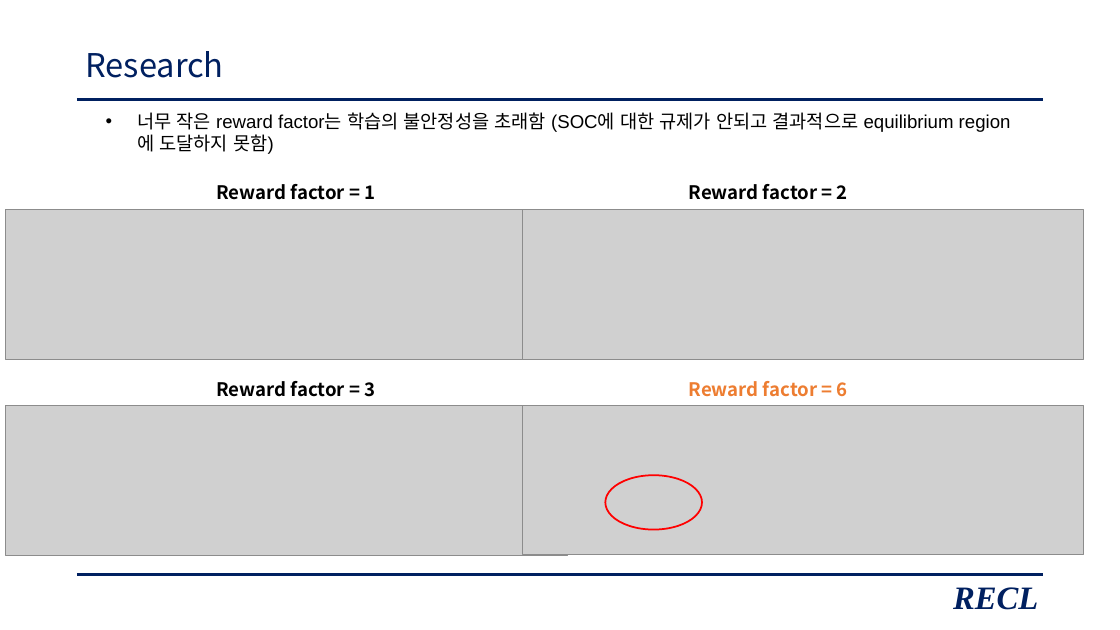
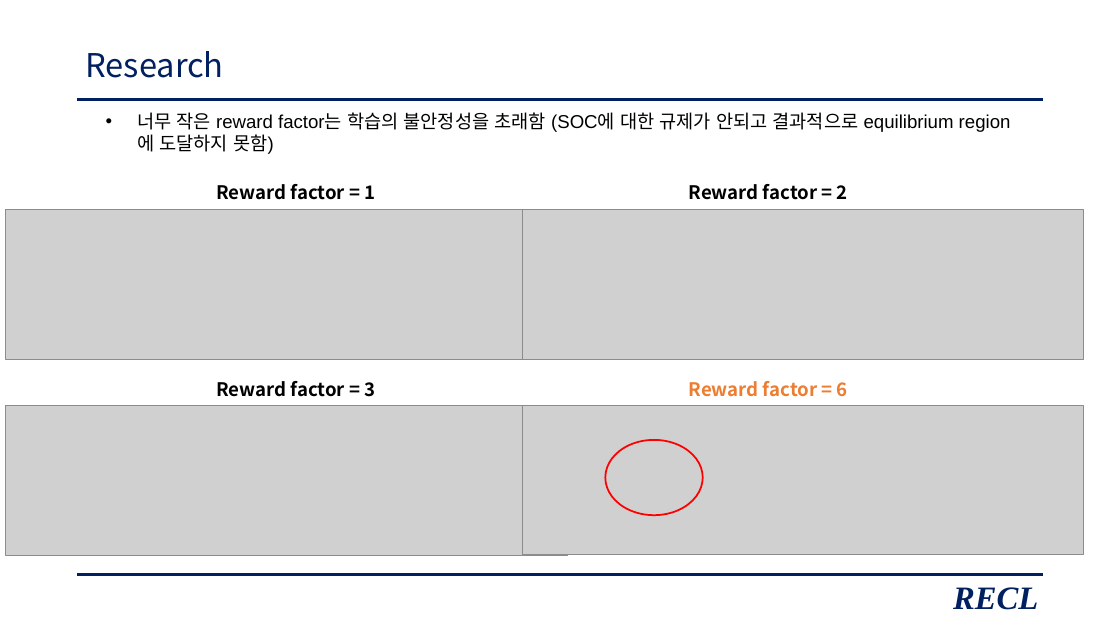
Before and after one commit to zidane89/experiment_essential_degradation, a slide deck: slide 20 of 발표자료_중안3.pptx. Drawn at 1120x630 pixels with LibreOffice and Linux fonts; fonts in the diff are those of the drawing; grey boxes stand for pictures. Boxes give left, top, right and bottom in pixels: in the first picture for what was removed or moved away, otherwise in the second. Text is boxed around its words. In the diff, an @@ line names an element or a change of style, - is before the commit and + after.

```diff
--- a/발표자료_중안3.pptx
+++ b/발표자료_중안3.pptx
@@ ellipse: place and size @@
-ellipse at bbox=[606, 476, 702, 530]
+ellipse at bbox=[606, 440, 703, 516]
```
Also in this commit, not shown: 2 other slides changed, 3 slides added, 1 other file.
